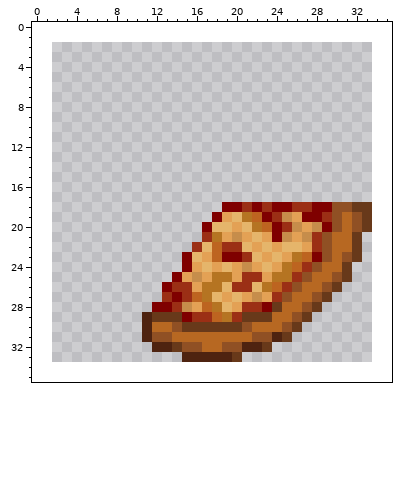
One commit to this pixel-art sprite: Assets/Sprites/Onethirdpizza.png. Above is the file before it was changed.
The file is 32x32 pixels. The old version is drawn lined up with the new one, on the new canvas.
After the commit:
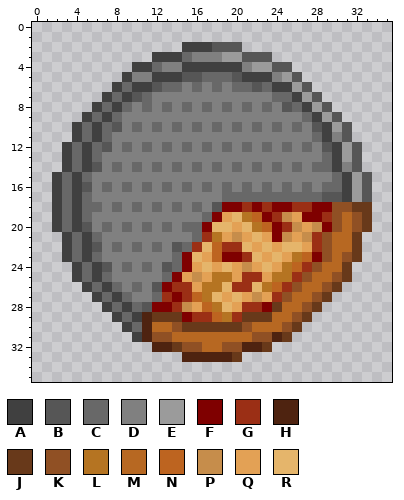
Palette (. is transparent): A #404040  B #565656  C #686868  D #808080  E #9b9b9b  F #7f0000  G #9b2f15  H #4e2310  J #68391a  K #905024  L #b57422  M #b76822  N #bd6420  P #c68d4b  Q #e3a155  R #e5b56b
Difference:
canvas 32x32 -> 36x36, the old top-left corner now at 2,2
Changed rows in their new state; - is an unchanged pixel.
first column x 2:
 2 -------------AAABBB-------------
 3 ----------AAACDDDEEBBB----------
 4 --------AACDDAAAAAADEEBB--------
 5 -------ADDAAABBCCCBAAADEB-------
 6 ------ACAABCCDCDCDCCBCAAEB------
 7 -----ACABCDDDDDDDDDDDDCCAEB-----
 8 ----ACACDCDCDCDCDCDCDCDBCAEB----
 9 ---ACACDDDDDDDDDDDDDDDDDDCAEB---
10 --ACACBDCDCDCDCDCDCDCDCDCDBAEB--
11 --ACACDDDDDDDDDDDDDDDDDDDDCADB--
12 -ACACBDCDCDCDCDCDCDCDCDCDCDBAEB-
13 -ACACDDDDDDDDDDDDDDDDDDDDDDCAEB-
14 -ACABDCDCDCDCDCDCDCDCDCDCDCCADB-
15 ACACDDDDDDDDDDDDDDDDDDDDDDDDCAEB
16 ACABDCDCDCDCDCDCDCDCDCDCDCDCCAEB
17 ACACDDDDDDDDDDDDDCCCCCCCCCCBBAEB
18 ACACCDCDCDCDCDCDB---------------
19 ACACDDDDDDDDDDDC----------------
20 ACABDCDCDCDCDCC-----------------
21 -ACACDDDDDDDDDC-----------------
22 -ACABDCDCDCDBC------------------
23 -ACACDDDDDDDC-------------------
24 --ACABDCDCDBC-------------------
25 --ACACDDDDDC--------------------
26 ---ACACDCDB---------------------
27 ----ACACDDC---------------------
28 -----ACACB----------------------
29 ------ACA-----------------------
30 -------AC-----------------------
31 --------A-----------------------
Pixel boxes of the changes (left, top, right, bottom) in both pictures:
added: (52, 42, 372, 342)
